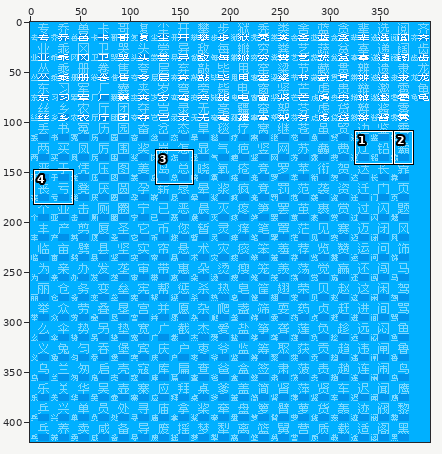
Pixel-art file: Data/核心笑传之抄抄表——《现代汉语常用字表》常用字部分.ase. The first picture is a wide view before the edit; the outline marks the close-up.
Close-up. Old version:
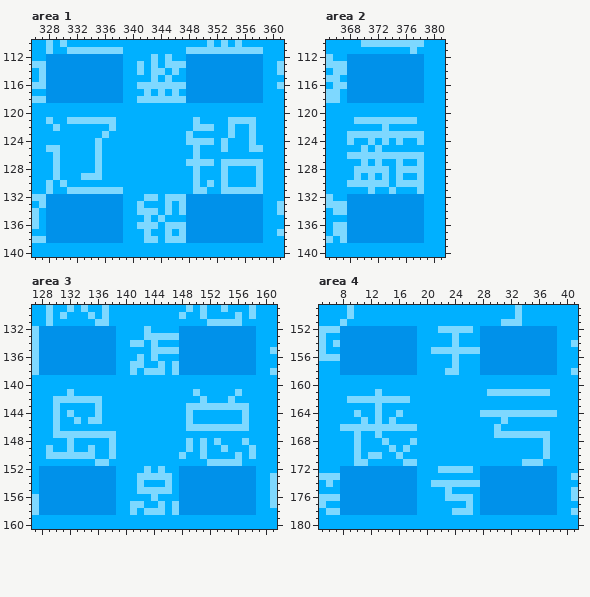
400x420 pixels, 1 frame. Colours within 5 levels of each other are drawn and written as one. Shown: area 1: x 326..361, y 110..140; area 2: x 365..381, y 110..140; area 3: x 127..161, y 129..160; area 4: x 5..41, y 149..180. The commit also changed other parts of the picture, which this record leaves out.
Once edited:
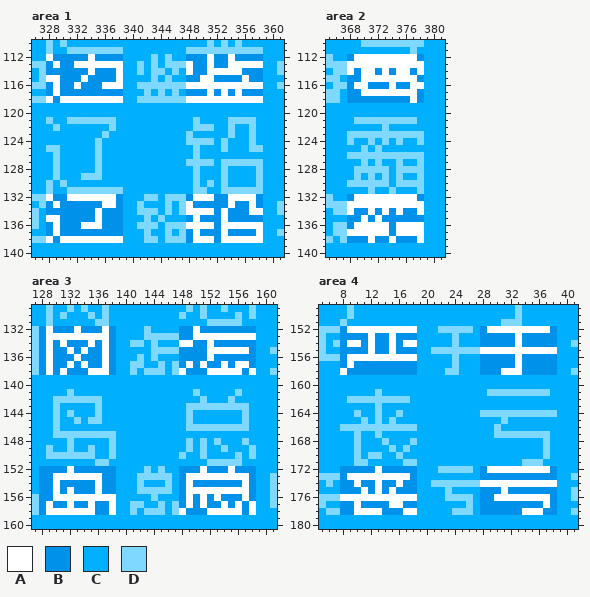
Palette (. is transparent): A #ffffff  B #0091ea  C #00b0ff  D #7ed8ff
The edit:
--- area 1, layer "字形层"
@@ x 326..361 @@
 111 CCDCCDDDDDDDDCCCCCCCCCDDDDDDDDDDDCCC
-112 CCBBBBBBBBBBBCCCCDCDCCBBBBBBBBBBBCCC
-113 DDBBBBBBBBBBBCCDCDCDDDBBBBBBBBBBBCCD
-114 CDBBBBBBBBBBBCCDCDDCDCBBBBBBBBBBBCCD
-115 CDBBBBBBBBBBBCCCCDCDCCBBBBBBBBBBBCCC
-116 DDBBBBBBBBBBBCCDDDDDDDBBBBBBBBBBBCCD
-117 CCBBBBBBBBBBBCCCDCDCDCBBBBBBBBBBBCCC
-118 DDBBBBBBBBBBBCCDDDDDDDBBBBBBBBBBBCCC
+112 CCABBBBBABBBBCCCCDCDCCBBBABBABBBBCCC
+113 DDBABBAAAAAAACCDCDCDDDABBABBAAAAACCD
+114 CDBBBBBBABBBACCDCDDCDCABBAAAAABBBCCD
+115 CDAABBBABBBBACCCCDCDCCBBAABBBBABBCCC
+116 DDBABBABBBAAACCDDDDDDDAAAAAAAAAAACCD
+117 CCBABBBBBBBBBCCCDCDCDCBBBABABABBBCCC
+118 DDABAAAAAAAAACCDDDDDDDAAAAAAAAAAACCC
 119 CCCCCCCCCCCCCCCCCCCCCCCCCCCCCCCCCCCC
@@ x 326..361 @@
 131 CCDCCDDDDDDDDCCCCCCCCCCDDCCDDDDDDCCC
-132 DDBBBBBBBBBBBCCCDDCDDDBBBBBBBBBBBCCC
-133 CDBBBBBBBBBBBCCDCCCDCDBBBBBBBBBBBCCD
-134 DCBBBBBBBBBBBCCDDDCDCDBBBBBBBBBBBCCD
-135 DCBBBBBBBBBBBCCCDCDCCCBBBBBBBBBBBCCC
-136 DCBBBBBBBBBBBCCDDDCDDDBBBBBBBBBBBCCC
-137 CCBBBBBBBBBBBCCCDCCDCDBBBBBBBBBBBCCD
-138 DDBBBBBBBBBBBCCCDDCDDDBBBBBBBBBBBCCC
+132 DDABBAAAAAAABCCCDDCDDDBAAABBAAAABCCC
+133 CDBABBBBBBAABCCDCCCDCDABBBBBABBABCCD
+134 DCBBBBBBBABBBCCDDDCDCDAAAABABBBAACCD
+135 DCAABBBBBABBBCCCDCDCCCBABBBABBBBBCCC
+136 DCBABBBAAABBBCCDDDCDDDAAAABAAAAAACCC
+137 CCBABBBBBBBBBCCCDCCDCDBABBBABBBBACCD
+138 DDABAAAAAAAAACCCDDCDDDBAAABAAAAAACCC
 139 CCCCCCCCCCCCCCCCCCCCCCCCCCCCCCCCCCCC
--- area 2, layer "字形层"
@@ x 365..381 @@
 111 CCCCCCCCCCCCDCCCC
-112 DCCBBBBBBBBBBBCCC
-113 DDDBBBBBBBBBBBCCC
-114 CDDBBBBBBBBBBBCCC
-115 DDCBBBBBBBBBBBCCC
-116 CDDBBBBBBBBBBBCCC
-117 DDCBBBBBBBBBBBCCC
-118 DDCBBBBBBBBBBBCCC
+112 DCCBAAAAAAAAABCCC
+113 DDDAAAAAAAAAAACCC
+114 CDDABAABABAABACCC
+115 DDCBBAAAAAAAABCCC
+116 CDDBAABBBABBAACCC
+117 DDCBBAAAAAAAABCCC
+118 DDCBBBBBBBBBABCCC
 119 CCCCCCCCCCCCCCCCC
@@ x 365..381 @@
 131 CCCCCCDCCDCCCDCCC
-132 DCCBBBBBBBBBBBCCC
-133 DDDBBBBBBBBBBBCCC
-134 CDDBBBBBBBBBBBCCC
-135 CCCBBBBBBBBBBBCCC
-136 CDDBBBBBBBBBBBCCC
-137 CDDBBBBBBBBBBBCCC
-138 DCDBBBBBBBBBBBCCC
+132 DCCBAAAAAAAAABCCC
+133 DDDAAAAAAAAAAACCC
+134 CDDABBABABABBACCC
+135 CCCBBABABBBBBBCCC
+136 CDDBAAAAABAAAACCC
+137 CDDAAAAAABAAAACCC
+138 DCDBBBABBABBBACCC
 139 CCCCCCCCCCCCCCCCC
--- area 3, layer "字形层"
@@ x 127..161 @@
 131 CCDCCCCCCDDCCCCCCCCCCCCCCDDDDDCCCCC
-132 DBBBBBBBBBBBCCCCDCCCCBBBBBBBBBBBCCC
-133 DBBBBBBBBBBBCCCCDDDDDBBBBBBBBBBBCCC
-134 DBBBBBBBBBBBCCDDCDCCCBBBBBBBBBBBCCC
-135 DBBBBBBBBBBBCCCCCDDDDBBBBBBBBBBBCCD
-136 DBBBBBBBBBBBCCCDCDCCCBBBBBBBBBBBCCC
-137 DBBBBBBBBBBBCCDDCCDCDBBBBBBBBBBBCCC
-138 DBBBBBBBBBBBCCDCDDDCDBBBBBBBBBBBCCD
+132 DBABBBABBBABCCCCDCCCCBBABBBBBBBBCCC
+133 DBAAAAAAAAABCCCCDDDDDBBAAAAAAAAACCC
+134 DBABABBBABABCCDDCDCCCAABBABBBBBBCCC
+135 DBABBABABBABCCCCCDDDDBBBBAAAAAABCCD
+136 DBABBBABBBABCCCDCDCCCBBBBABBBBBBCCC
+137 DBABBABABBABCCDDCCDCDBABABBABAABCCC
+138 DBABABBBAAABCCDCDDDCDABBBAAAAABACCD
 139 CCCCCCCCCCCCCCCCCCCCCCCCCCCCCCCCCCC
@@ x 127..161 @@
 151 CCCCCCCCCDDCCCCCCCCCCCCCCDDDDDCCCCC
-152 CBBBBBBBBBBBCCCCDCDCCBBBBBBBBBBBCCC
-153 CBBBBBBBBBBBCCCDDDDDCBBBBBBBBBBBCCD
-154 CBBBBBBBBBBBCCCDCCCDCBBBBBBBBBBBCCD
-155 CBBBBBBBBBBBCCCDDDDDCBBBBBBBBBBBCCD
-156 DBBBBBBBBBBBCCCCCDCCCBBBBBBBBBBBCCD
-157 DBBBBBBBBBBBCCDDCCDCDBBBBBBBBBBBCCD
-158 DBBBBBBBBBBBCCDCDDDCDBBBBBBBBBBBCCC
+152 CBBBBABBBBBBCCCCDCDCCBBBABBBABBBCCC
+153 CBBAAAAAAABBCCCDDDDDCBAAAAAAAAABCCD
+154 CBBABBBBBABBCCCDCCCDCBABBBBBBBABCCD
+155 CBBABABBBABBCCCDDDDDCBAAAAAAAAABCCD
+156 DBBAAAAAAAAACCCCCDCCCBABABABBBABCCD
+157 DBABBABBABBACCDDCCDCDBABABBABABACCD
+158 DBAAAAAAABBACCDCDDDCDABBBAAAAABACCC
 159 CCCCCCCCCCCCCCCCCCCCCCCCCCCCCCCCCCC
--- area 4, layer "字形层"
@@ x 5..41 @@
 151 CCCDCCCCCCCCCCCCCCCCCCCCCCDDDCCCCCCCC
-152 DDDBBBBBBBBBBBCCCDDDDDCBBBBBBBBBBBCCC
-153 DCCBBBBBBBBBBBCCCCCDCCCBBBBBBBBBBBCCC
-154 DCDBBBBBBBBBBBCCCCCDCCCBBBBBBBBBBBCCD
-155 DCCBBBBBBBBBBBCCDDDDDDDBBBBBBBBBBBCCC
-156 DDDBBBBBBBBBBBCCCCCDCCCBBBBBBBBBBBCCC
-157 CCCBBBBBBBBBBBCCCCCDCCCBBBBBBBBBBBCCC
-158 CCCBBBBBBBBBBBCCCCDDCCCBBBBBBBBBBBCCD
+152 DDDBAAAAAAAAAACCCDDDDDCBAAAAAAAAABCCC
+153 DCCBBBBABBABBBCCCCCDCCCBBBBBABBBBBCCC
+154 DCDBAABABBABAACCCCCDCCCBBBBBABBBBBCCD
+155 DCCBBBBABBABBBCCDDDDDDDAAAAAAAAAAACCC
+156 DDDBAAAAAAAAAACCCCCDCCCBBBBBABBBBBCCC
+157 CCCBABBBBBBBBBCCCCCDCCCBBBBBABBBBBCCC
+158 CCCABBBBBBBBBBCCCCDDCCCBBBAAABBBBBCCD
 159 CCCCCCCCCCCCCCCCCCCCCCCCCCCCCCCCCCCCC
@@ x 5..41 @@
 171 CCCCCDDCCCCCDDCCCCCCCCCCCCCCCDDDCCCCC
-172 CCCBBBBBBBBBBBCCCDDDDDCBBBBBBBBBBBCCC
-173 DDDBBBBBBBBBBBCCCCCCCCCBBBBBBBBBBBCCD
-174 CDCBBBBBBBBBBBCCDDDDDDDBBBBBBBBBBBCCC
-175 CCCBBBBBBBBBBBCCCCDCCCCBBBBBBBBBBBCCD
-176 DDDBBBBBBBBBBBCCCCDDDDCBBBBBBBBBBBCCD
-177 DCCBBBBBBBBBBBCCCCCCCDCBBBBBBBBBBBCCC
-178 CDDBBBBBBBBBBBCCCCCDDDCBBBBBBBBBBBCCD
+172 CCCBBBBBABBBBBCCCDDDDDCBAAAAAAAAABCCC
+173 DDDBAAAAAAAAABCCCCCCCCCBBBBBBBBBBBCCD
+174 CDCBBABBABBABBCCDDDDDDDAAAAAAAAAAACCC
+175 CCCBBBABABABBBCCCCDCCCCBBBABBBBBBBCCD
+176 DDDAAAAAAAAAAACCCCDDDDCBBAAAAAAAABCCD
+177 DCCBBABBBBAABBCCCCCCCDCBBBBBBBBBABCCC
+178 CDDBBAAAABBBAACCCCCDDDCBBBBBBAAABBCCD
 179 CCCCCCCCCCCCCCCCCCCCCCCCCCCCCCCCCCCCC
